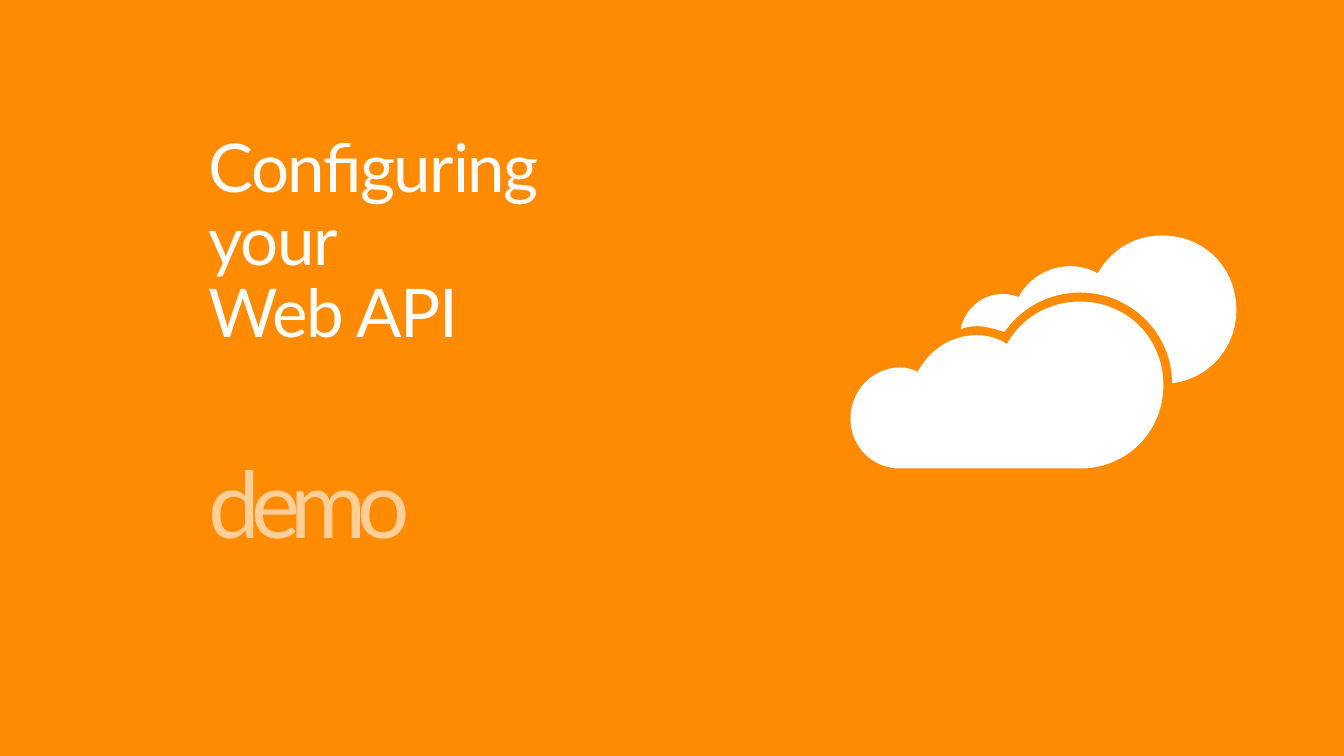
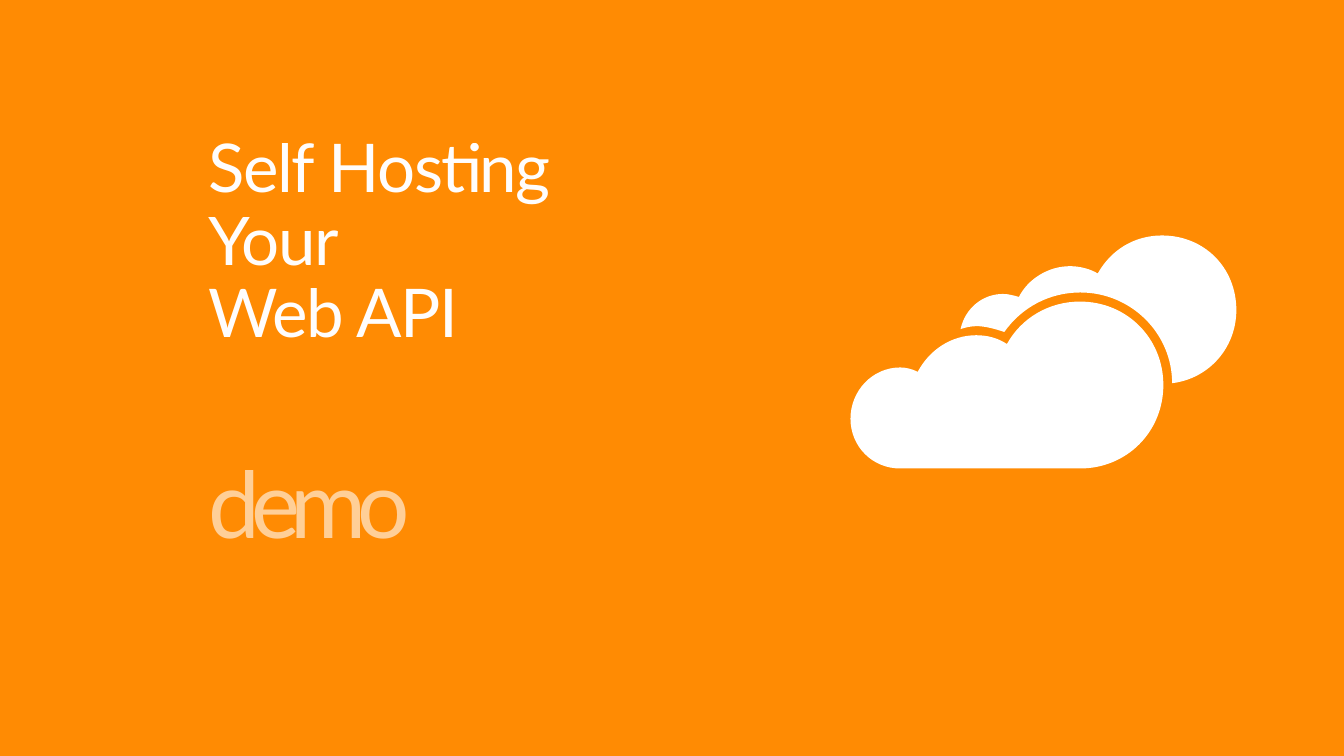
Before and after one commit to Microsoft-Web/WebTK-Presentations, a slide deck: slide 31 of AddingWebApiToASPNETSite/AddingWebApiToASPNETSite.pptx (slide 27 before the commit). Drawn at 1344x756 pixels with LibreOffice and Linux fonts; fonts in the diff are those of the drawing. Boxes give left, top, right and bottom in pixels: in the first picture for what was removed or moved away, otherwise in the second. Text is boxed around its words. In the diff, an @@ line names an element or a change of style, - is before the commit and + after.

```diff
--- a/AddingWebApiToASPNETSite/AddingWebApiToASPNETSite.pptx
+++ b/AddingWebApiToASPNETSite/AddingWebApiToASPNETSite.pptx
@@ title at (208, 143, 550, 338): text changed @@
-Configuring your
-Web API
+Self Hosting Your
+Web API
```
Also in this commit, not shown: 2 other slides changed, 3 slides added.
